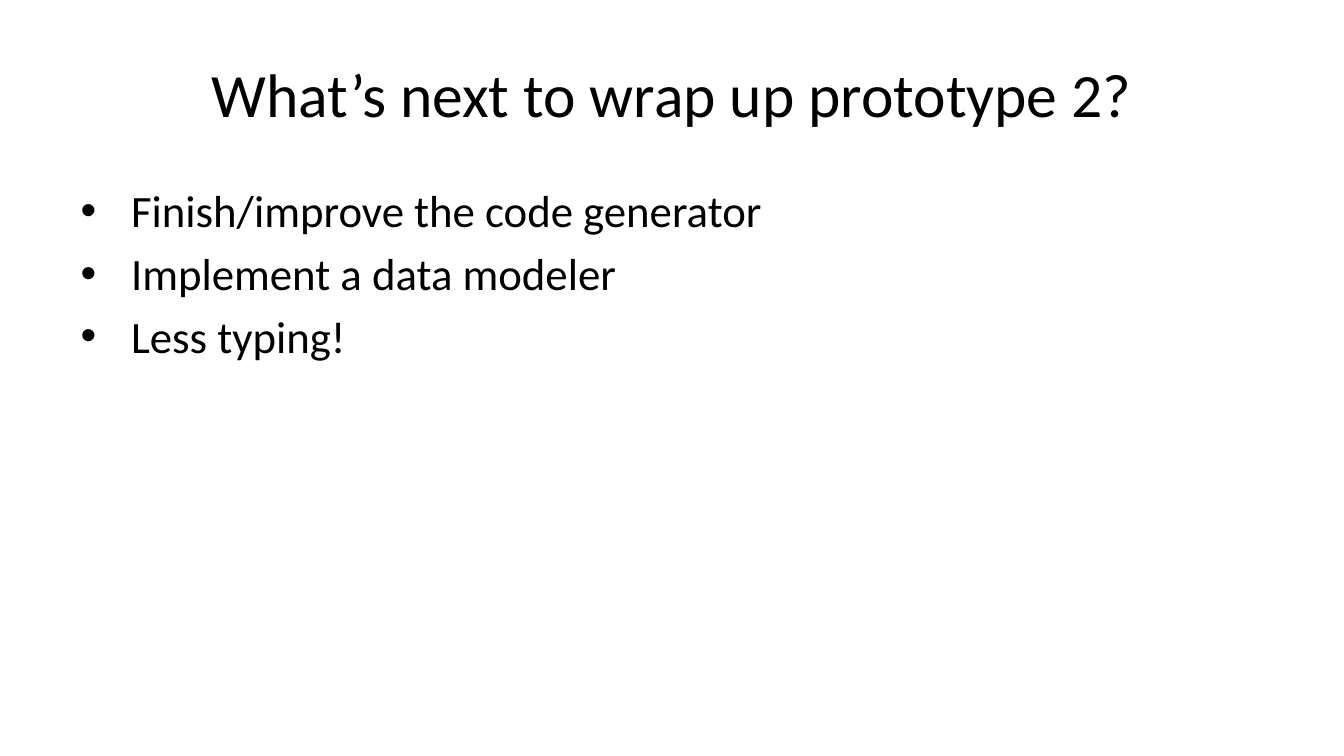
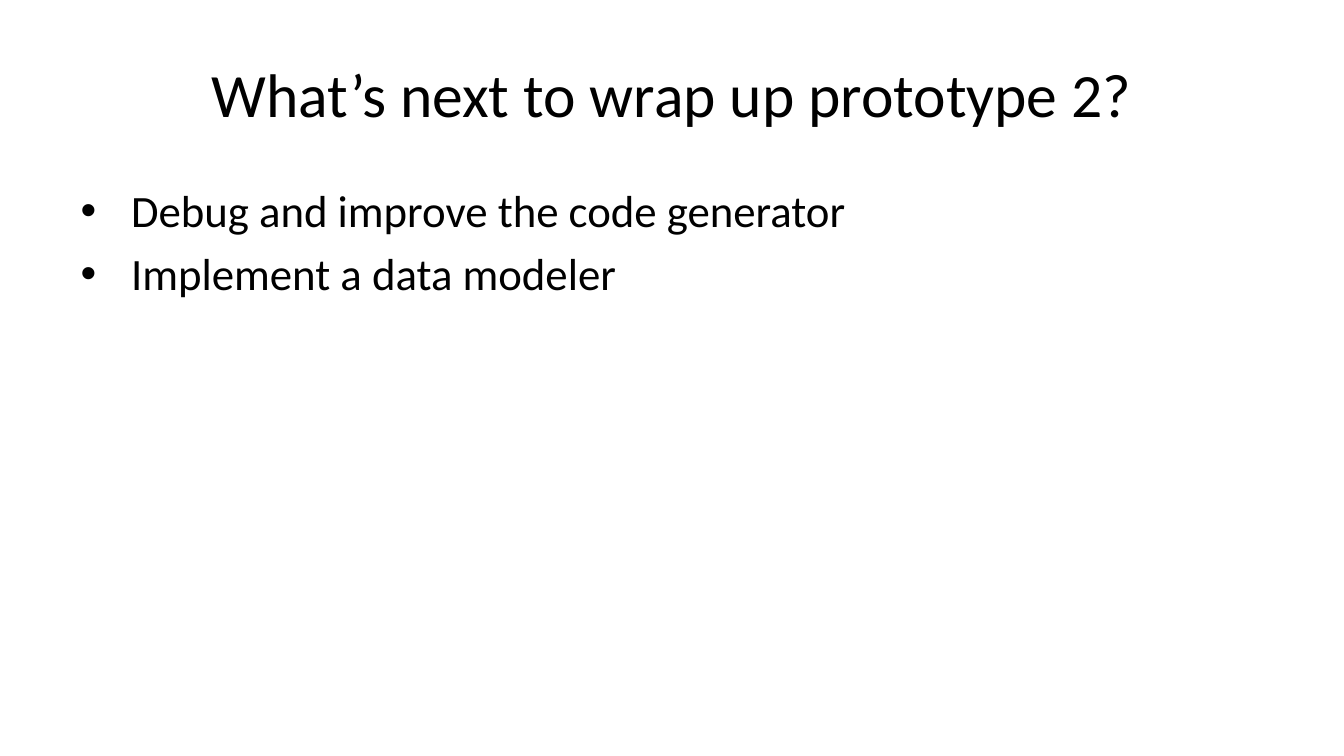
Before and after one commit to caltechlibrary/newt, a slide deck: slide 22 of presentation2/newt-p2.pptx (slide 24 before the commit). Drawn at 1344x756 pixels with LibreOffice and Linux fonts; fonts in the diff are those of the drawing. Boxes give left, top, right and bottom in pixels: in the first picture for what was removed or moved away, otherwise in the second. Text is boxed around its words. In the diff, an @@ line names an element or a change of style, - is before the commit and + after.

```diff
--- a/presentation2/newt-p2.pptx
+++ b/presentation2/newt-p2.pptx
@@ text at bbox=[131, 196, 845, 235]: text changed @@
-• Finish/improve the code generator
+• Debug and improve the code generator
@@ text at bbox=[131, 322, 345, 361]: paragraph removed @@
-• Less typing!
```
Also in this commit, not shown: 16 other slides changed, 7 slides added, 10 slides removed, 4 other files.
